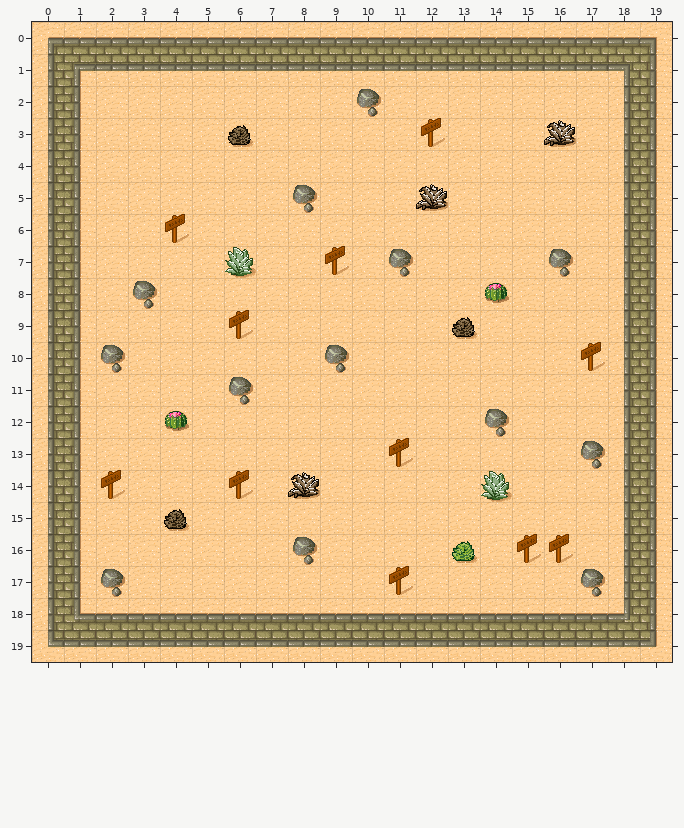
An edit to a level. Tiled map, tiles.tmx. Above: the version before the commit.
Cells are 32x32 px. Shown: x 0..19, y 0..19.
The same view after the edit:
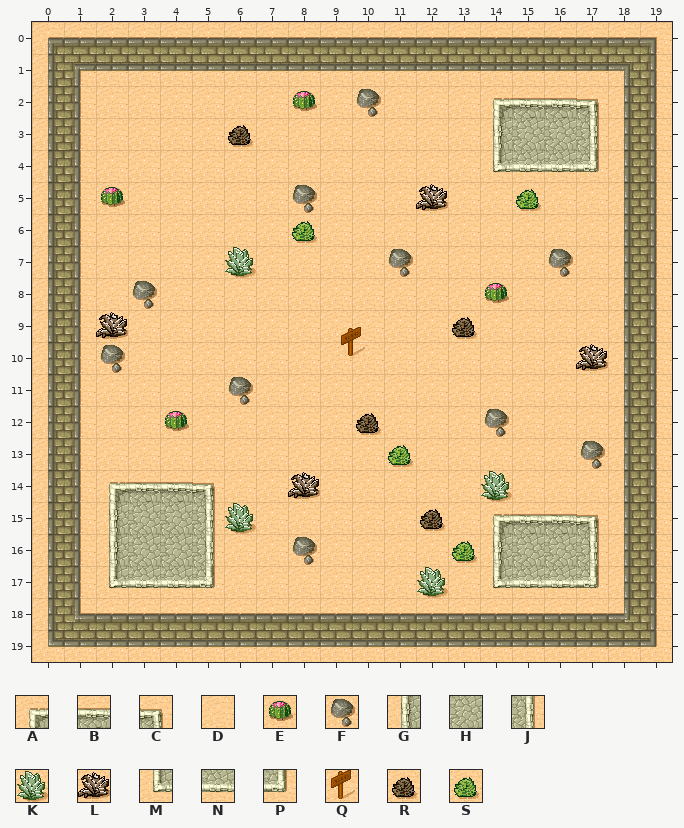
Key: from "tmw_desert_spacing": A 24, B 25, C 26, D 29, E 30, F 31, G 32, H 33, J 34, K 37, L 38, M 40, N 41, P 42, Q 45, R 46, S 47.
_ is an empty cell.
Objects are placed by their top-left corner, in cells (3,4 is the top-left corner of cell 3,4); size is 1x1 cell unless given.
Tiles of an added or newly shown layer are drawn over the layers below it.
Changes in this commit:
Layer "Ground":
Tile A is added in row 14 at x 2.
Tile A replaces tile D in row 2 at x 14; in row 15 at x 14.
Tile B replaces tile D in row 2 at x 15 to 16; in row 14 at x 3 to 4; in row 15 at x 15 to 16.
Tile C replaces tile D in row 2 at x 17; in row 14 at x 5; in row 15 at x 17.
Tile G replaces tile D in row 3 at x 14; in row 15 at x 2; in row 16 at x 2 and 14.
Tile H is added in row 3 at x 16; in row 15 at x 4; in row 16 at x 15 to 16.
Tile H replaces tile D in row 3 at x 15; in row 15 at x 3; in row 16 at x 3 to 4.
Tile J replaces tile D in row 3 at x 17; in row 15 at x 5; in row 16 at x 5 and 17.
Tile M is added in row 17 at x 2.
Tile M replaces tile D in row 4 at x 14; in row 17 at x 14.
Tile N replaces tile D in row 4 at x 15 to 16; in row 17 at x 3 to 4 and 15 to 16.
Tile P is added in row 17 at x 17.
Tile P replaces tile D in row 4 at x 17; in row 17 at x 5.
Layer "Objects" (removed):
Tile L is removed in row 3 at x 16.
Tile Q is removed in row 3 at x 12; in row 6 at x 4; in row 7 at x 9; in row 9 at x 6; in row 10 at x 17; in row 13 at x 11.
Tile Q is removed in row 14 at x 2 and 6; in row 16 at x 15 to 16; in row 17 at x 11.
Tile R is removed in row 15 at x 4.
Layer "Destructable" (added):
Tile E is added in row 2 at x 8; in row 5 at x 2.
Tile K is added in row 15 at x 6; in row 17 at x 12.
Tile L is added in row 9 at x 2; in row 10 at x 17.
Tile R is added in row 12 at x 10; in row 15 at x 12.
Tile S is added in row 5 at x 15; in row 6 at x 8; in row 13 at x 11.
Layer "Fixed":
Tile F is removed in row 10 at x 9; in row 17 at x 2 and 17.
Layer "ObjLayer" (added):
A new object: Q "Tile1" at 9.5,9.5.
